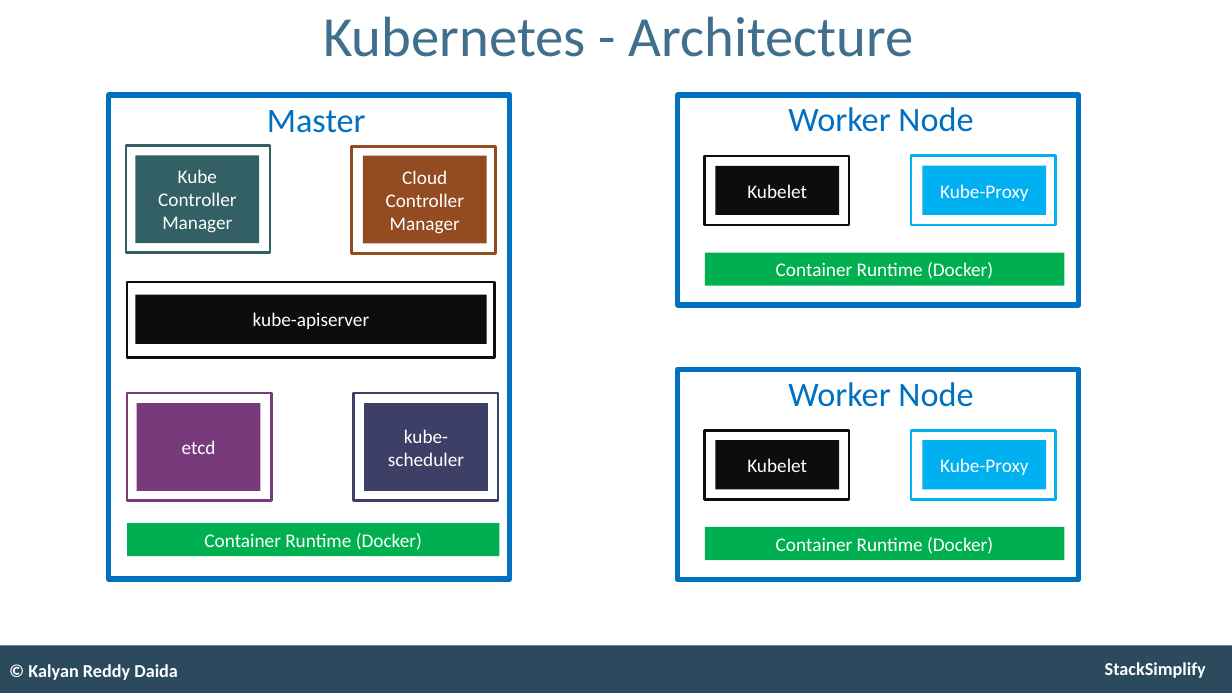
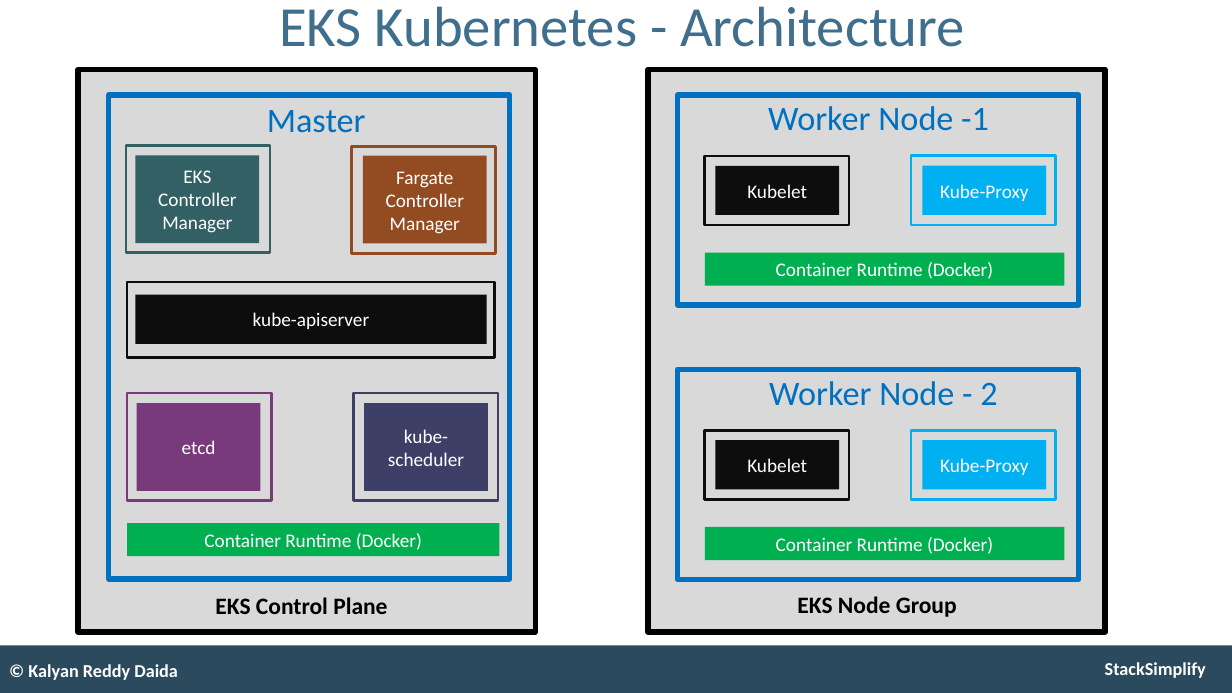
Before and after one commit to stacksimplify/aws-eks-kubernetes-masterclass, a slide deck: slide 11 of presentation/AWS-Fargate-and-EKS-Masterclass.pptx (slide 7 before the commit). Drawn at 1232x693 pixels with LibreOffice and Linux fonts; fonts in the diff are those of the drawing. Boxes give left, top, right and bottom in pixels: in the first picture for what was removed or moved away, otherwise in the second. Text is boxed around its words. In the diff, an @@ line names an element or a change of style, - is before the commit and + after.

```diff
--- a/presentation/AWS-Fargate-and-EKS-Masterclass.pptx
+++ b/presentation/AWS-Fargate-and-EKS-Masterclass.pptx
@@ title at bbox=[279, 6, 965, 47]: text changed @@
-Kubernetes - Architecture
+EKS Kubernetes - Architecture
@@ rectangle added at bbox=[78, 69, 535, 631], fill #D9D9D9, outline #000000 5 pt @@
@@ rectangle added at bbox=[648, 69, 1105, 631], fill #D9D9D9, outline #000000 5 pt @@
@@ text at bbox=[768, 106, 989, 131]: text changed @@
-Worker Node
+Worker Node -1
@@ text in rectangle at bbox=[158, 170, 236, 233]: text changed @@
-Kube Controller Manager
+EKS Controller Manager
@@ text in rectangle at bbox=[386, 171, 464, 234]: text changed @@
-Cloud Controller Manager
+Fargate Controller Manager
@@ text at bbox=[769, 381, 997, 406]: text changed @@
-Worker Node
+Worker Node - 2
@@ text added at bbox=[215, 597, 387, 614], 22 pt, text #000000, bold @@
+EKS Control Plane
@@ text added at bbox=[797, 596, 957, 617], 22 pt, text #000000, bold @@
+EKS Node Group
```
Also in this commit, not shown: 2 other slides changed, 5 slides added, 2 other files.
